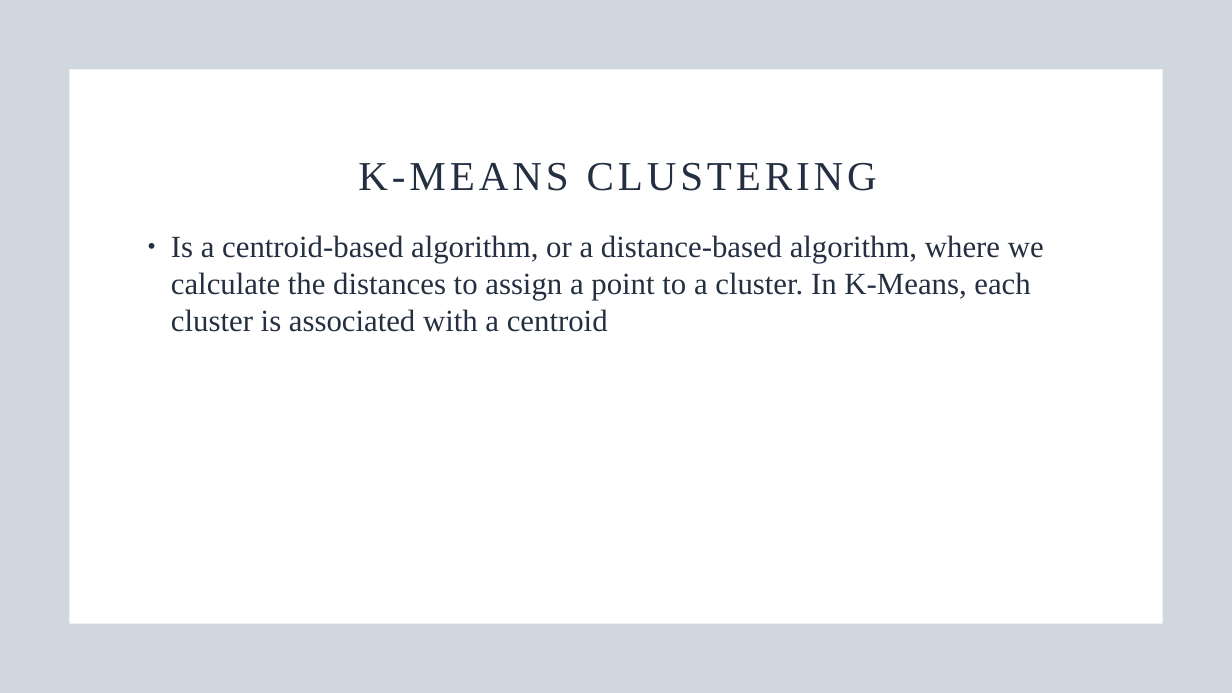
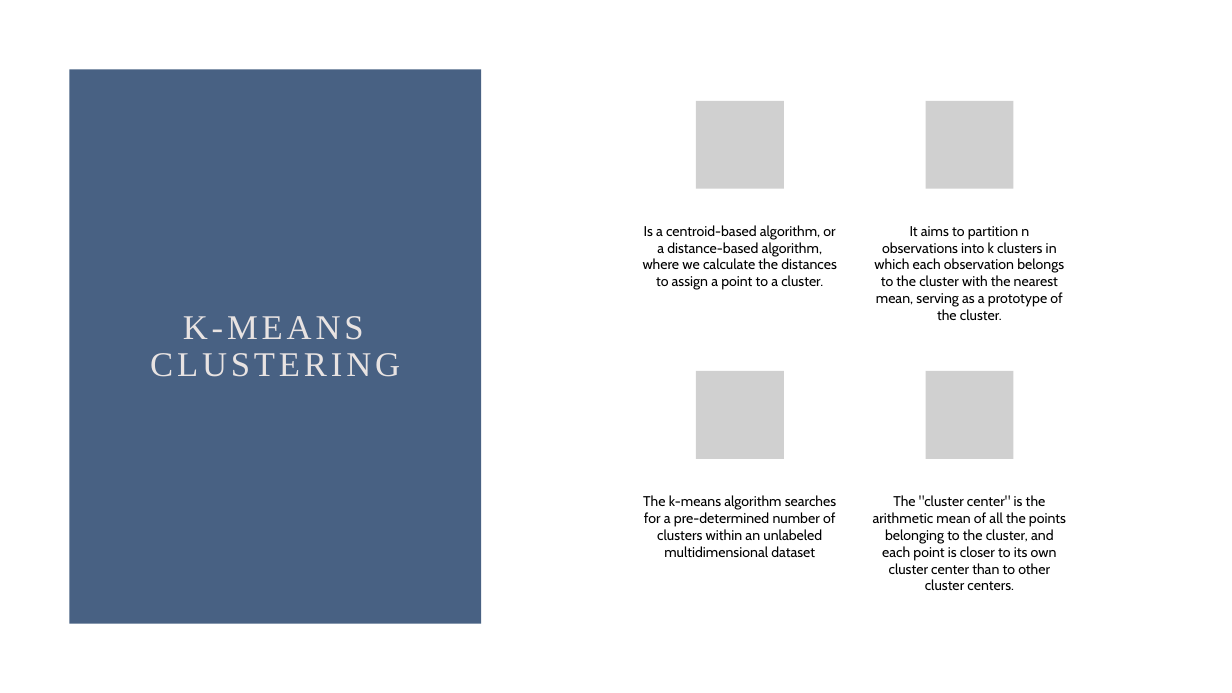
Before and after one commit to dsaulsb1/Fraud-Project, a slide deck: slide 19 of FraudProject2021.pptx (slide 18 before the commit). Drawn at 1232x693 pixels with LibreOffice and Linux fonts; fonts in the diff are those of the drawing; grey boxes stand for pictures. Boxes give left, top, right and bottom in pixels: in the first picture for what was removed or moved away, otherwise in the second. Text is boxed around its words. In the diff, an @@ line names an element or a change of style, - is before the commit and + after.

```diff
--- a/FraudProject2021.pptx
+++ b/FraudProject2021.pptx
@@ rectangle removed at (0,0,1232,693) @@
@@ rectangle removed at (69,69,1163,624) @@
@@ rectangle added at (69,69,482,624), fill #486183 @@
@@ title "K-MEANS CLUSTERING": place and size @@
-title "K-MEANS CLUSTERING" at (358,163,877,191)
+title "K-MEANS CLUSTERING" at (150,316,400,377)
@@ title "K-MEANS CLUSTERING" at (150,316,400,377): size 32 to 27 pt, text colour #243041 to #E8E3E2; vertical alignment bottom to middle @@
@@ text at (643,225,837,290): text changed; size 24 to 11 pt; font Times New Roman to Cabin; text colour #243041 to #000000 @@
-• Is a centroid-based algorithm, or a distance-based algorithm, where we calculate the distances to assign a point to a cluster. In K-Means, each cluster is associated with a centroid
+Is a centroid-based algorithm, or a distance-based algorithm, where we calculate the distances to assign a point to a cluster.
@@ group added at (643,101,1066,590): 4 pictures, 3 texts @@
+It aims to partition n observations into k clusters in which each observation belongs to the cluster with the nearest mean, serving as a prototype of the cluster.
+The k-means algorithm searches for a pre-determined number of clusters within an unlabeled multidimensional dataset
+The "cluster center" is the arithmetic mean of all the points belonging to the cluster, and each point is closer to its own cluster center than to other cluster centers.
```
Also in this commit, not shown: 32 other slides changed, 14 slides added, 5 slides removed.
